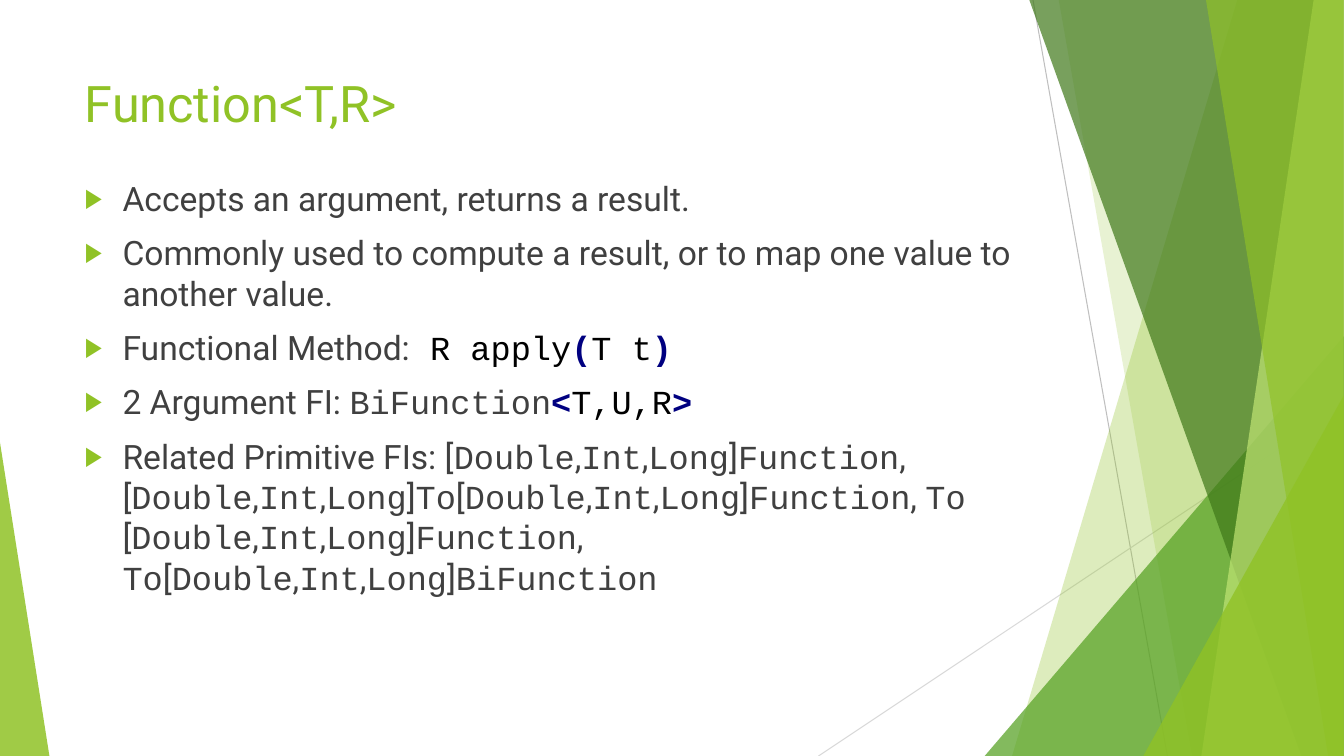
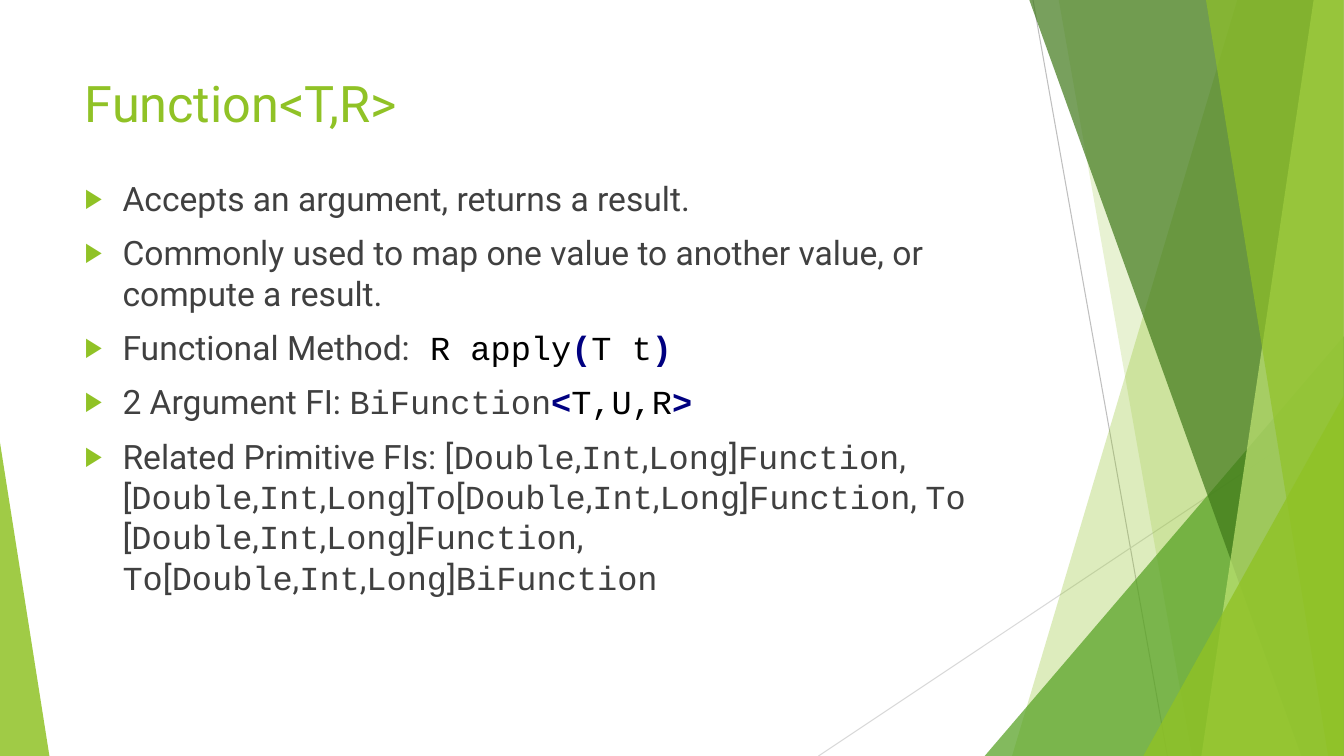
Before and after one commit to RichardRoda/2017-CodePaLOUsa-Lambda, a slide deck: slide 12 of Learning to Love the Lambda in the Stream.pptx. Drawn at 1344x756 pixels with LibreOffice and Linux fonts; fonts in the diff are those of the drawing. Boxes give left, top, right and bottom in pixels: in the first picture for what was removed or moved away, otherwise in the second. Text is boxed around its words. In the diff, an @@ line names an element or a change of style, - is before the commit and + after.

```diff
--- a/Learning to Love the Lambda in the Stream.pptx
+++ b/Learning to Love the Lambda in the Stream.pptx
@@ text at (123, 240, 923, 313): text changed @@
-▶ Commonly used to compute a result, or to map one value to another value.
+▶ Commonly used to map one value to another value, or compute a result.
```
Also in this commit, not shown: 11 other slides changed, 7 slides added, 1 slide removed, 1 other file.
